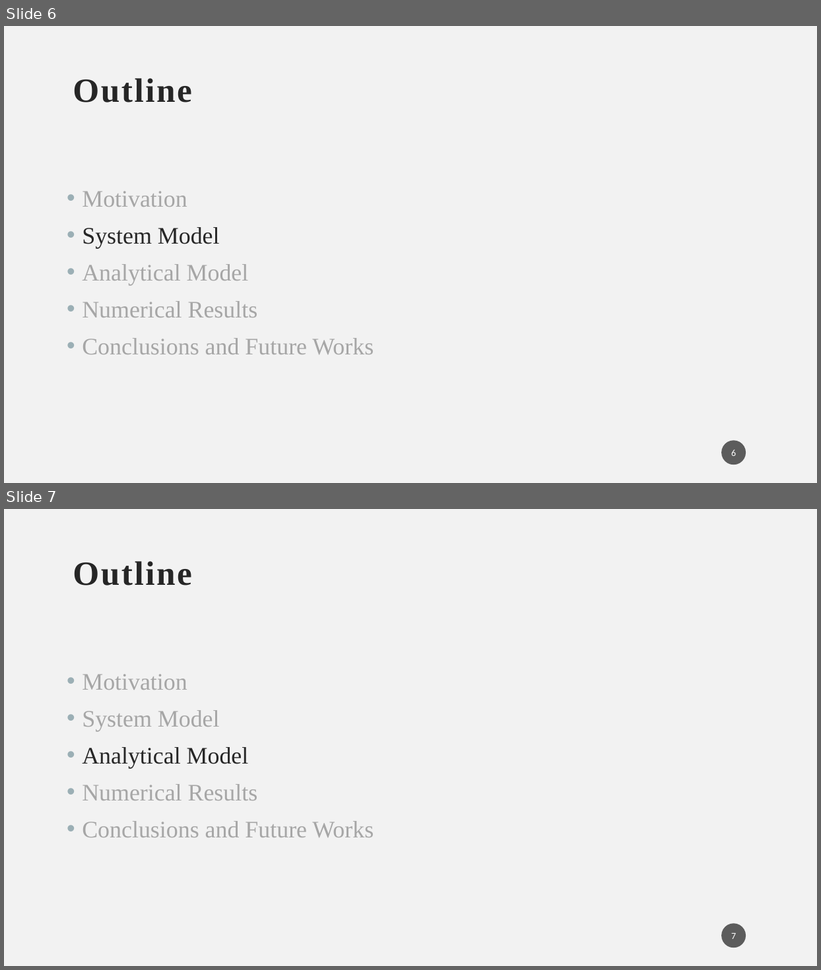
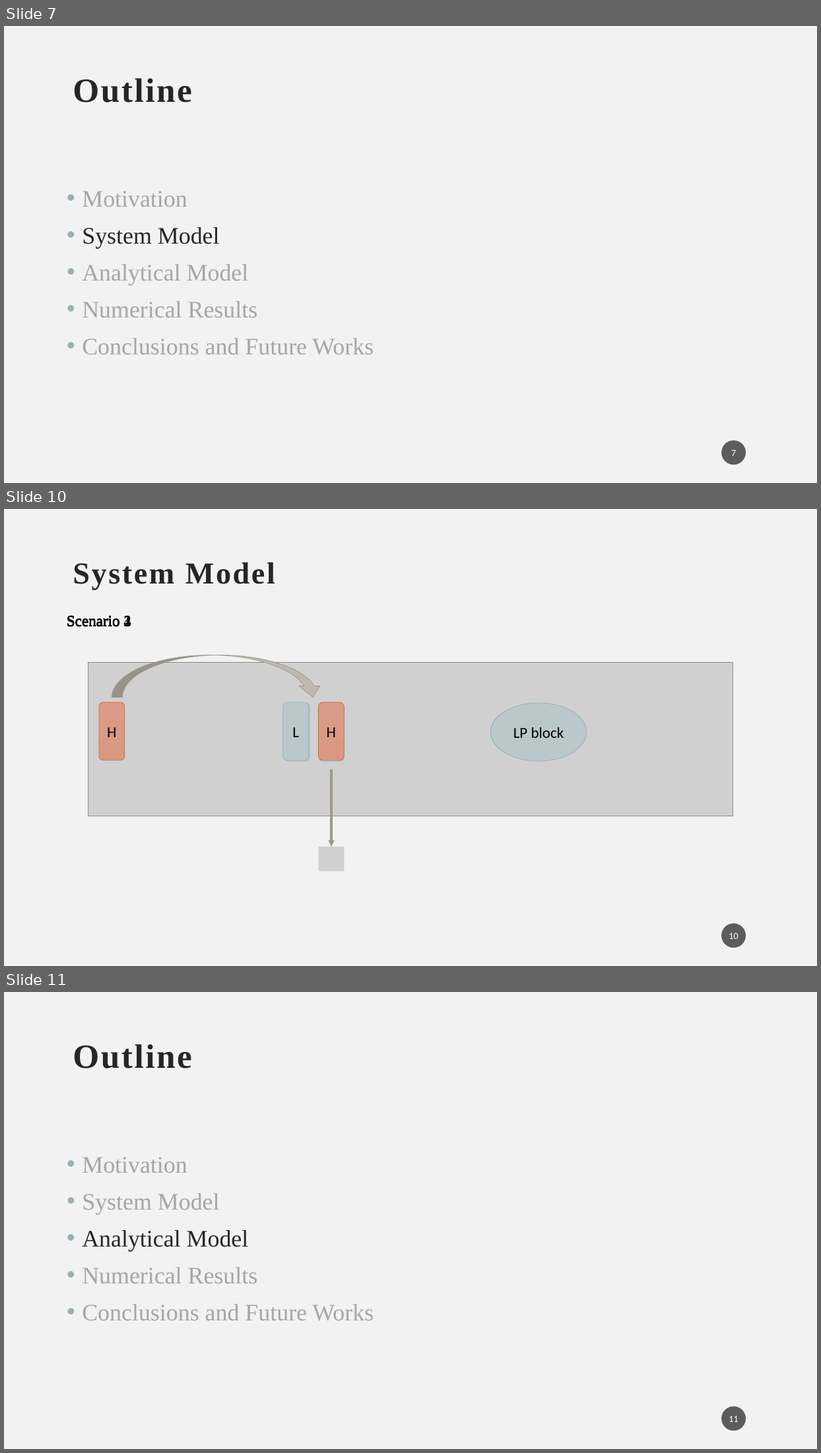
Before and after one commit to nooorika/Cosmos-thesis, a slide deck: Cosmos PPT.pptx. Shown one above the other, each under a label of ours: slides 6 and 7 before the commit, slides 7, 10 and 11 after it; the slides between them are not shown. The pictures are 821x970 and 821x1453 pixels, drawn with LibreOffice and Linux fonts; fonts in the diff are those of the drawing; grey boxes stand for pictures. Boxes give left, top, right and bottom in pixels: in the first picture for what was removed or moved away, otherwise in the second. Text is boxed around its words. In the diff, an @@ line names an element or a change of style, - is before the commit and + after.

```diff
--- a/Cosmos PPT.pptx
+++ b/Cosmos PPT.pptx
@@ slide 10 added at box(4, 509, 817, 966), background #F2F2F2 @@
@@ title added at box(73, 562, 275, 590), 36 pt, text #262626, bold @@
+System Model
@@ text added at box(67, 615, 132, 627), 18 pt, text #000000 @@
+Scenario 1
@@ text added at box(123, 616, 131, 626), 18 pt, text #000000 @@
+Scenario 2
@@ text added at box(123, 616, 131, 626), 18 pt, text #000000 @@
+Scenario 3
@@ text added at box(123, 616, 131, 626), 18 pt, text #000000 @@
+Scenario 4
@@ picture added at box(88, 662, 733, 816) @@
@@ curved down arrow added at box(112, 656, 323, 698), fill gradient #BEB8B1 to #BBB6AE, outline #A0988C 0.5 pt @@
@@ rounded rectangle added at box(99, 702, 125, 760), fill gradient #DB9C89 to #DA9882, outline #C96731 0.5 pt, 18 pt, text #000000 @@
+H
@@ rounded rectangle added at box(283, 702, 309, 760), fill gradient #BBC8CC to #B8C6CB, outline #9BAFB5 0.5 pt, 18 pt, text #000000 @@
+L
@@ rounded rectangle added at box(284, 703, 310, 761), fill gradient #BBC8CC to #B8C6CB, outline #9BAFB5 0.5 pt, 18 pt, text #000000 @@
+2
@@ rounded rectangle added at box(319, 703, 345, 761), fill gradient #BBC8CC to #B8C6CB, outline #9BAFB5 0.5 pt, 18 pt, text #000000 @@
+1
@@ rounded rectangle added at box(319, 702, 345, 760), fill gradient #DB9C89 to #DA9882, outline #C96731 0.5 pt, 18 pt, text #000000 @@
+H
@@ ellipse added at box(491, 703, 587, 761), fill gradient #BBC8CC to #B8C6CB, outline #9BAFB5 0.5 pt, 18 pt, text #000000 @@
+block
@@ ellipse added at box(491, 703, 587, 761), fill gradient #BBC8CC to #B8C6CB, outline #9BAFB5 0.5 pt, 18 pt, text #000000 @@
+LP block
@@ arrow added from (331, 770) to (331, 847), #A0988C 2.5 pt @@
@@ picture added at box(319, 847, 345, 871) @@
@@ page number added at box(722, 923, 746, 948), fill #1D1D1D at 70% opacity, 11 pt, text #FFFFFF @@
+10
@@ what was slide 6 is now slide 7 @@
@@ page number at box(731, 450, 736, 456): text changed @@
-6
+7
@@ what was slide 7 is now slide 11 @@
@@ page number at box(729, 1416, 738, 1422): text changed @@
-7
+11
```
Also in this commit, not shown: 2 slides changed, 8 other slides added, 7 other files.
